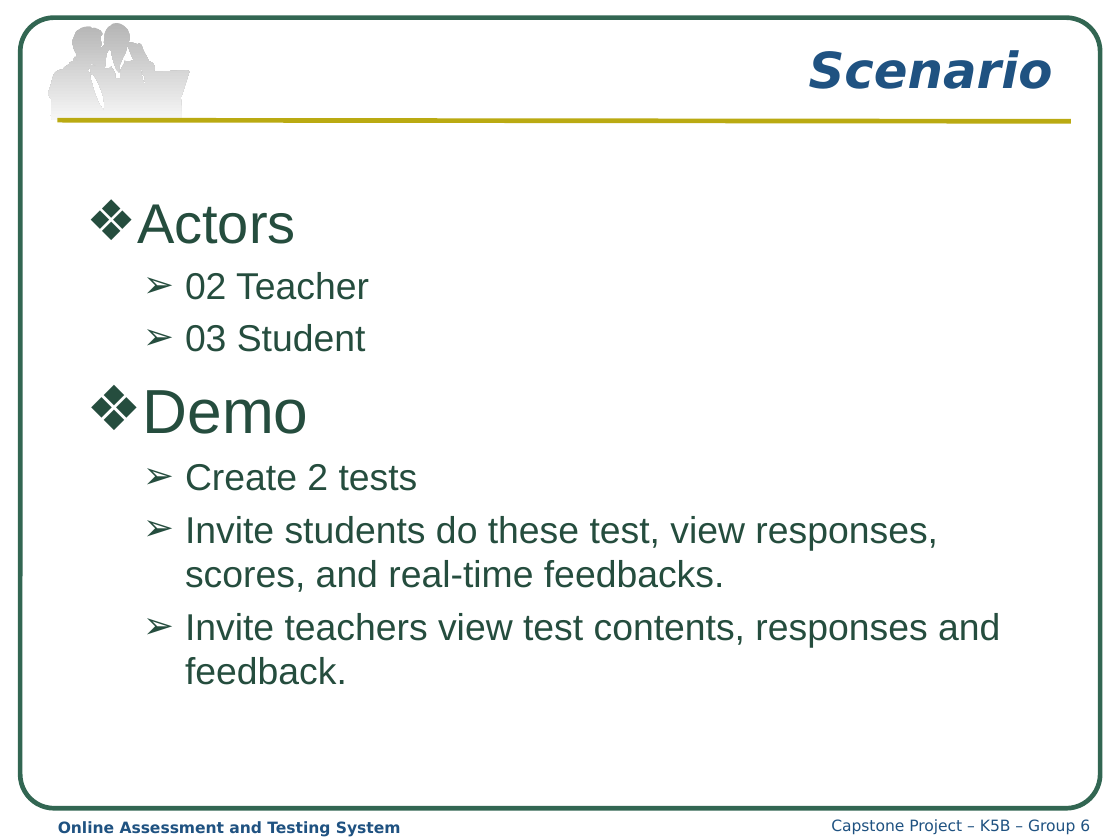
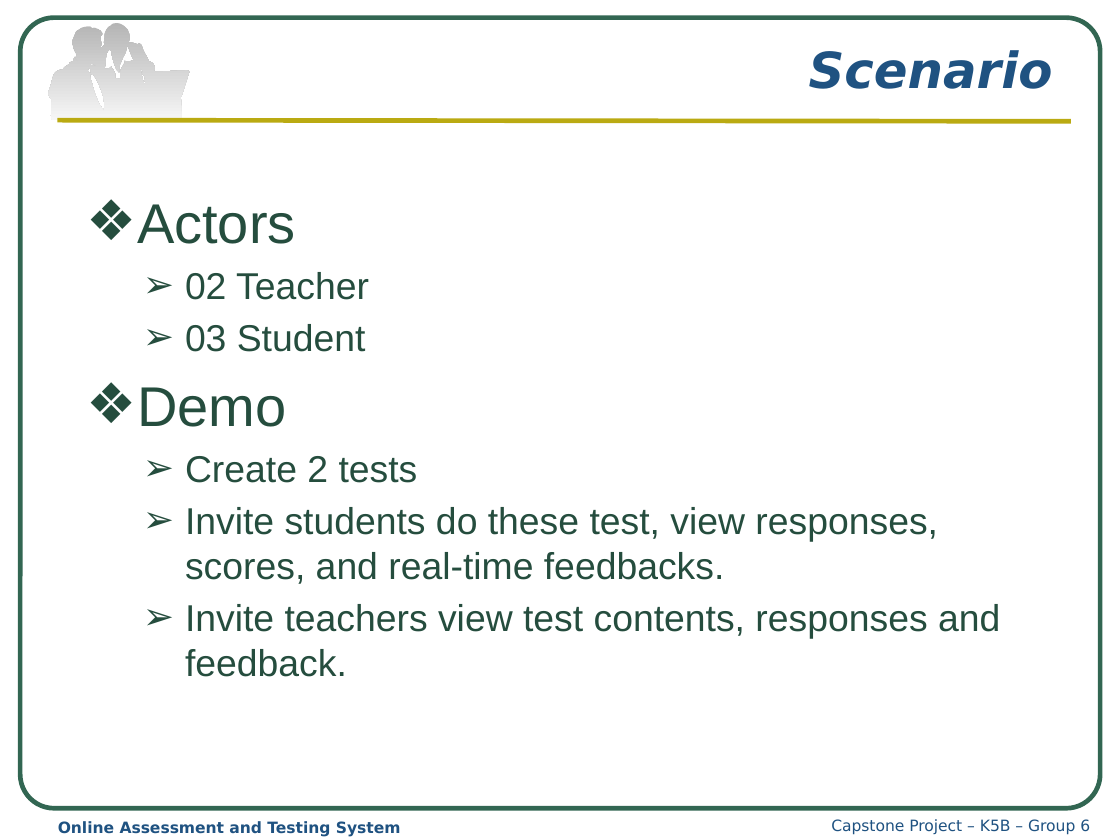
Before and after one commit to haima24/oats-project, a slide deck: slide 13 of Documents/Presentation/OATS_Presentation.pptx (slide 12 before the commit). Drawn at 1120x840 pixels with LibreOffice and Linux fonts; fonts in the diff are those of the drawing. Boxes give left, top, right and bottom in pixels: in the first picture for what was removed or moved away, otherwise in the second. Text is boxed around its words. In the diff, an @@ line names an element or a change of style, - is before the commit and + after.

```diff
--- a/Documents/Presentation/OATS_Presentation.pptx
+++ b/Documents/Presentation/OATS_Presentation.pptx
@@ text at (x1=137, y1=387, x2=286, y2=427): size 40 to 36 pt in "Demo" @@
```
Also in this commit, not shown: 1 other slide changed, 1 slide added.
